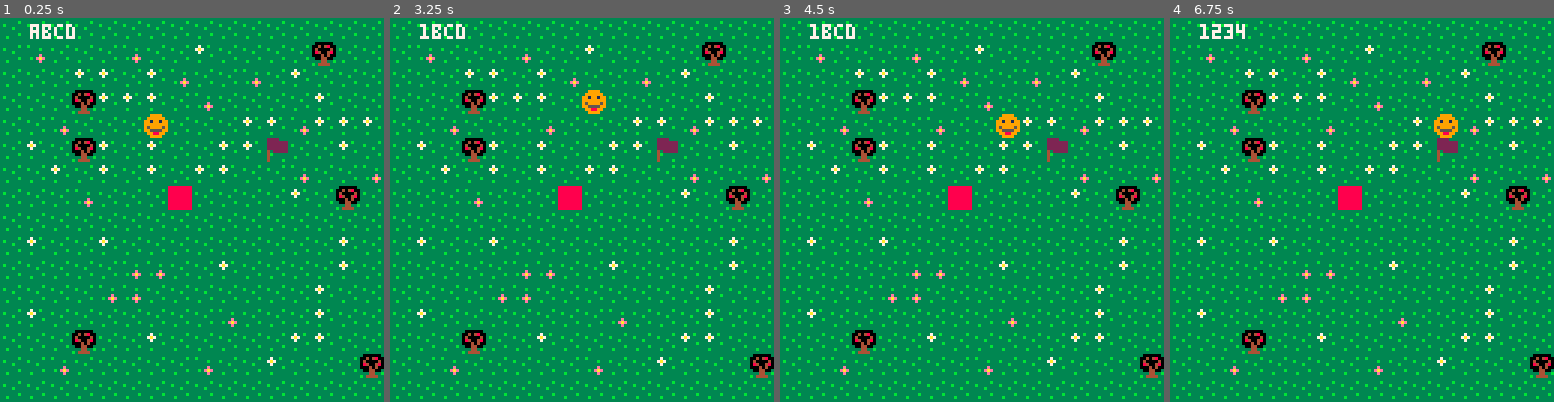
Above: before the commit, frames 1-4 (left to right).
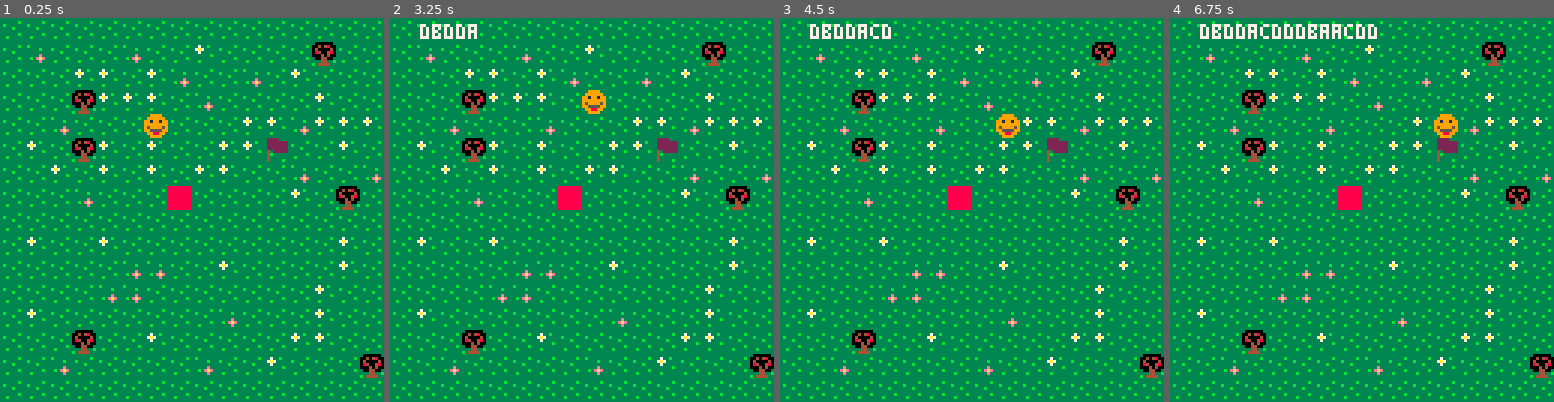
Above: after the commit, the same moments.

Repository: EdithMenechi/Projet-ADA-1-Jeu-Pico-8-Woof-
Game: PICO-8 cartridge Tuto_1.p8
The game is run twice, just before and just after one commit, with the same random seed, the same clock (stepped at 60 frames per second) and the same inputs.
Inputs:
- Up to frame 1 (0.25 s): no input
- Up to frame 2 (3.25 s): tap X (X key) at 0.33, 1.07, 1.85, 2.97 s; hold Right 1.6-2.1 s; hold Up 2.15-2.42 s; hold Right 2.47-3.03 s; hold Left from 3.08 s (still down)
- Up to frame 3 (4.5 s): release Left at 3.58 s; hold Down 3.63-3.97 s; hold Right from 4.02 s (still down); tap X (X key) at 4.08 s
- Up to frame 4 (6.75 s): release Right at 4.68 s; hold Up 4.73-5.03 s; hold Left 5.08-5.68 s; tap X (X key) at 5.2, 6.32 s; hold Down 5.73-6.03 s; hold Right 6.08-6.58 s; hold Right from 6.63 s (still down)

The runs differ from the first frame. In frame 1, 0.3% of the frame differs, in the area x 7-20%, y 1-6%; in frame 2, 0.2%; in frame 3, 0.3%; in frame 4, 0.9%, in the area x 7-54%, y 1-6%.

Commit message:
fonction concatener ok

Diff:
--- a/Tuto_1.p8
+++ b/Tuto_1.p8
@@ -19,7 +19,6 @@
 	--up()
 	drapeau()
 	update_msg()
- verif()
 	--update_camera()
 end
 
@@ -84,28 +83,30 @@
 b="b"
 c="c"
 d="d"
+air=""
 
 function var()
- if (btnp(⬅️)) and notes=="abcd"
-	then a=1
- elseif (btnp(⬆️)) and notes=="1bcd"
- then b=2
- elseif (btnp(⬇️)) and notes=="12cd"
- then c=3
- elseif (btnp(➡️)) and notes=="123d"
- then d=4 else notes="abcd" end
- notes=a..b..c..d
+ if (btnp(⬅️)) then air=air.."a" end
+ if (btnp(⬆️)) then air=air.."b" end
+ if (btnp(⬇️)) then air=air.."c" end
+ if (btnp(➡️)) then air=air.."d" end
 end
 
 
 function draw_var()
- print(notes,10,2,7)
-end
-
-function verif()
- if notes=="1234" then print("youhou",10,2,7)
+ print(air,10,2,7)
+
+ if (air == "bca")
+ then
+   print("super",10,10,7)
+   air=""
  end
 end
+
+--manque "revient a zero si faux"
+
+
+
 
 
 
